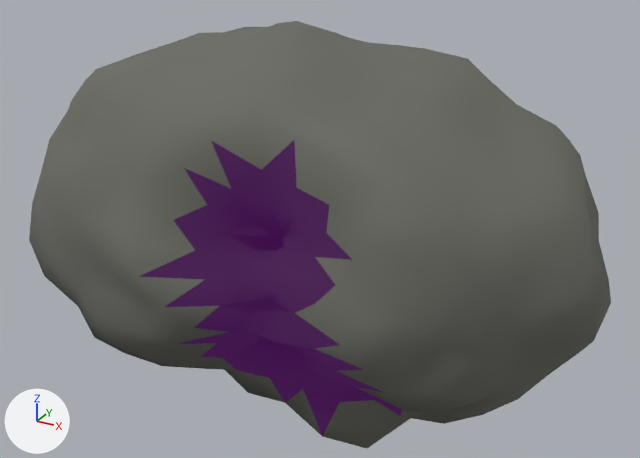
An edit to the glTF model assets/asteroids/asteroid_med_16.glb, drawn before and after from the same camera.
Rendered twice from a 50 mm lens placed at (1.63, -2.92, 1.5), pointed at (0.03, 0.0, 0.04). The lights are fixed; the arrows at lower left show +X, +Y and +Z. The first picture is the older version.

Names of what the first picture shows: 'asteroid_med_16'.
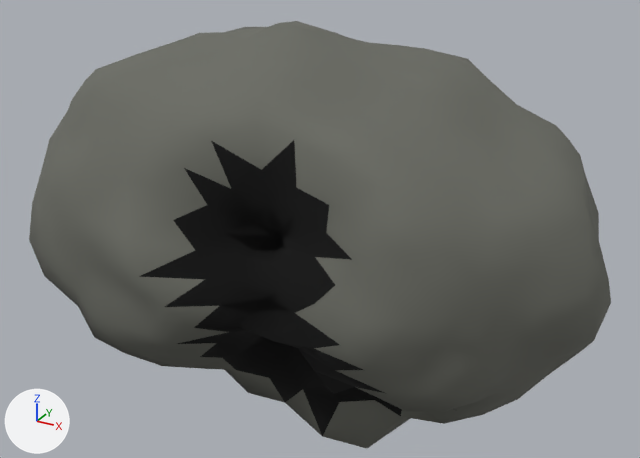
Changed parts and their boxes (x1, y1, x2, y2) in the pictures (640 x 458 px):
'asteroid_med_16', recoloured, surface changed (darker)
    both: (138, 138, 405, 437)

The change, as a diff of the scene's bpy script:
```diff
--- a/assets/asteroids/asteroid_med_16.glb.py
+++ b/assets/asteroids/asteroid_med_16.glb.py
@@ mat_crater_asteroid_med_16 @@
 mat_crater_asteroid_med_16 = principled_material('Crater_asteroid_med_16')
-mat_crater_asteroid_med_16.base_color = (0.02, 0.01, 0.02)  # black #271927
+mat_crater_asteroid_med_16.base_color = (0.0, 0.0, 0.0)  # black #000000
 mat_crater_asteroid_med_16.roughness = 1.0
-mat_crater_asteroid_med_16.emission_color = (0.042, 0.0, 0.063)  # dark purple #3a0047
-mat_crater_asteroid_med_16.emission_strength = 1.0
```
